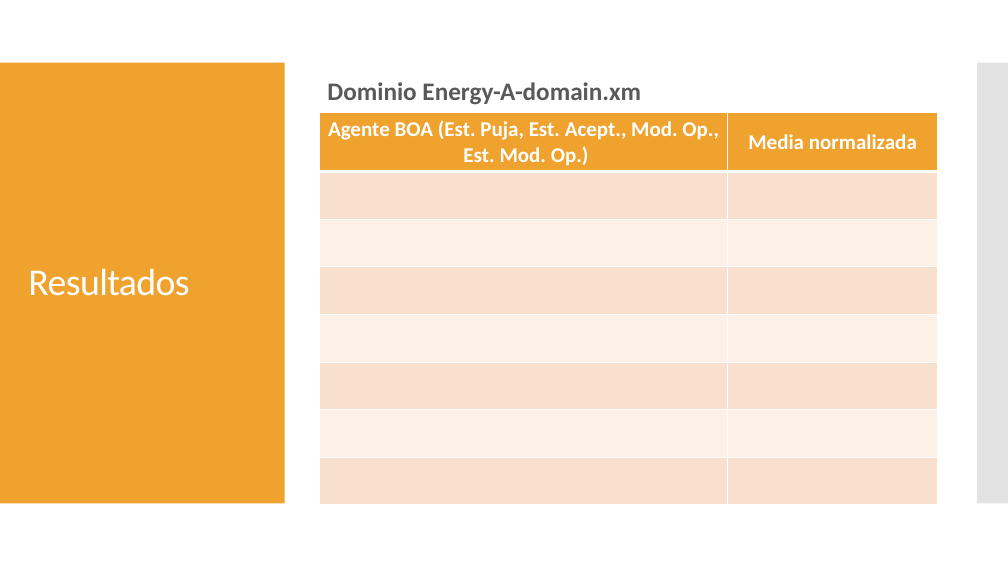
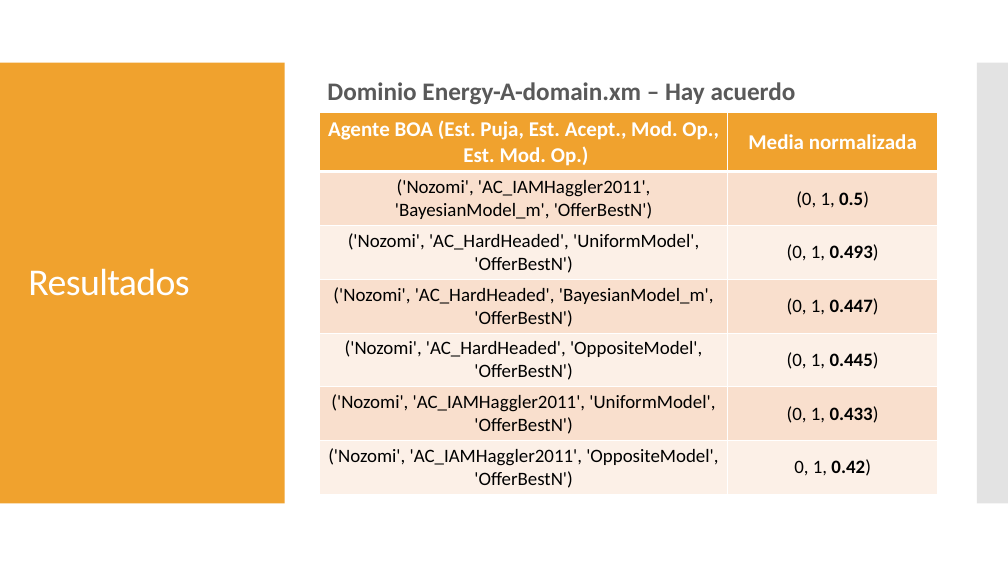
Before and after one commit to luiserh1/NGA, a slide deck: slide 12 of Optimización de Agentes Bilaterales con BOA.pptx. Drawn at 1008x567 pixels with LibreOffice and Linux fonts; fonts in the diff are those of the drawing. Boxes give left, top, right and bottom in pixels: in the first picture for what was removed or moved away, otherwise in the second. Text is boxed around its words. In the diff, an @@ line names an element or a change of style, - is before the commit and + after.

```diff
--- a/Optimización de Agentes Bilaterales con BOA.pptx
+++ b/Optimización de Agentes Bilaterales con BOA.pptx
@@ text at [327,82,796,105]: text changed @@
-Dominio Energy-A-domain.xm
+Dominio Energy-A-domain.xm – Hay acuerdo
@@ table at [320,113,938,492] @@
-row 2:  | 
-row 3:  | 
-row 4:  | 
-row 5:  | 
-row 6:  | 
-row 7:  | 
-row 8:  | 
+row 2: ('Nozomi', 'AC_IAMHaggler2011', 'BayesianModel_m', 'OfferBestN') | (0, 1, 0.5)
+row 3: ('Nozomi', 'AC_HardHeaded', 'UniformModel', 'OfferBestN') | (0, 1, 0.493)
+row 4: ('Nozomi', 'AC_HardHeaded', 'BayesianModel_m', 'OfferBestN') | (0, 1, 0.447)
+row 5: ('Nozomi', 'AC_HardHeaded', 'OppositeModel', 'OfferBestN') | (0, 1, 0.445)
+row 6: ('Nozomi', 'AC_IAMHaggler2011', 'UniformModel', 'OfferBestN') | (0, 1, 0.433)
+row 7: ('Nozomi', 'AC_IAMHaggler2011', 'OppositeModel', 'OfferBestN') | 0, 1, 0.42)
```
Also in this commit, not shown: 3 other slides changed.
